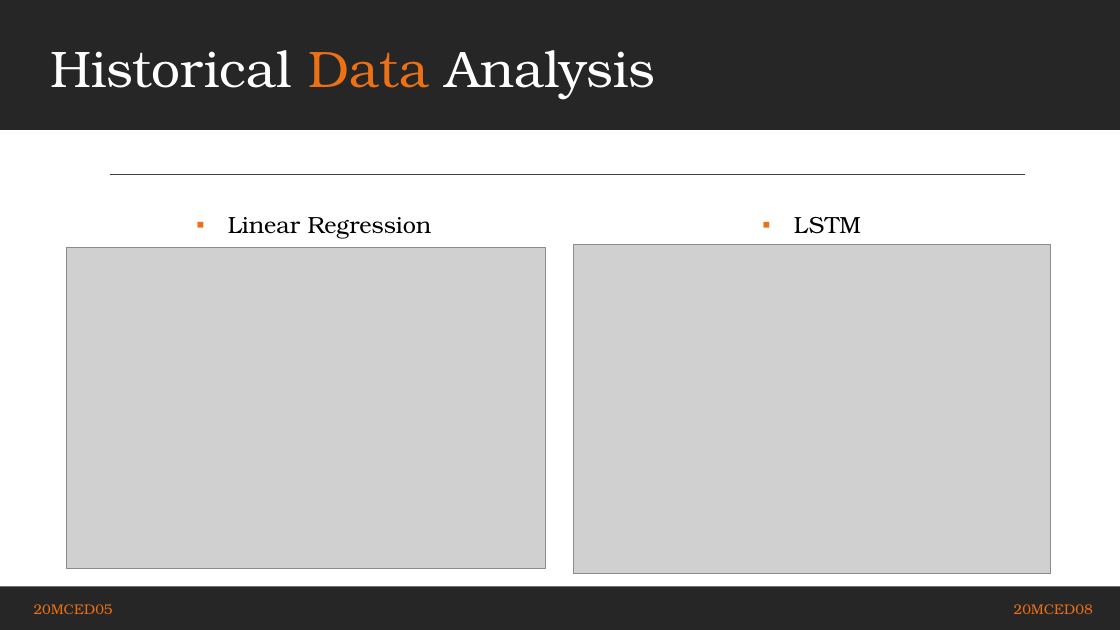
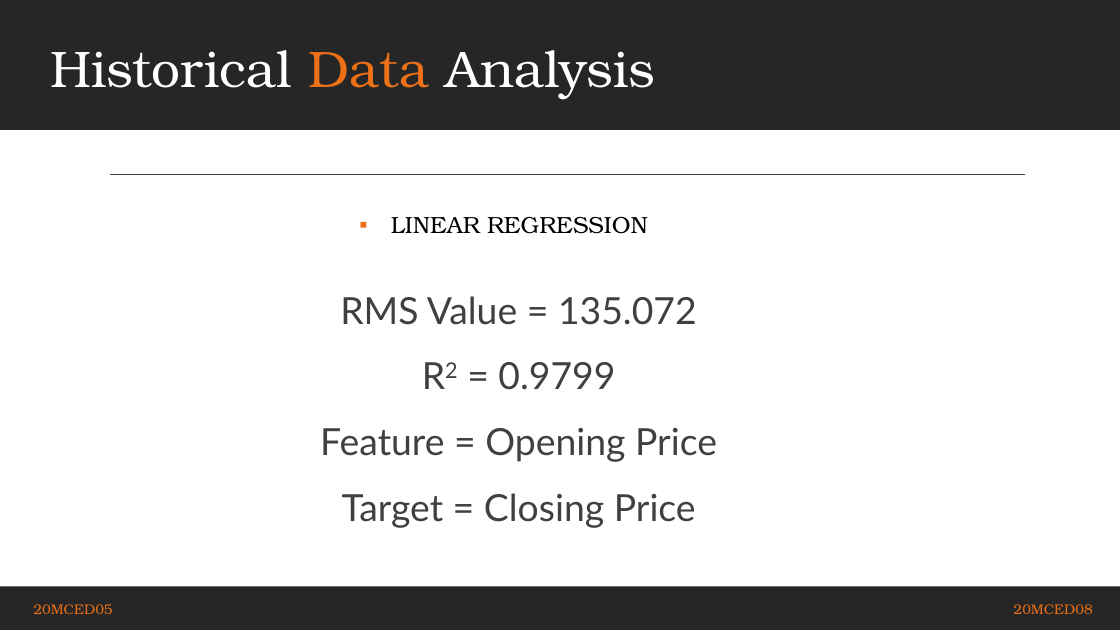
Before and after one commit to Jainil360/Stock-Price-Prediction, a slide deck: slide 36 of AML_INNOVATIVE_20MCED08/AML_PPT.pptx. Drawn at 1120x630 pixels with LibreOffice and Linux fonts; fonts in the diff are those of the drawing; grey boxes stand for pictures. Boxes give left, top, right and bottom in pixels: in the first picture for what was removed or moved away, otherwise in the second. Text is boxed around its words. In the diff, an @@ line names an element or a change of style, - is before the commit and + after.

```diff
--- a/AML_INNOVATIVE_20MCED08/AML_PPT.pptx
+++ b/AML_INNOVATIVE_20MCED08/AML_PPT.pptx
@@ text at <box>391,216,648,234</box>: text changed @@
-▪ Linear Regression
+▪ LINEAR REGRESSION
@@ text removed at <box>794,216,861,234</box> @@
-▪ LSTM
@@ picture removed at <box>66,247,546,568</box> @@
@@ picture removed at <box>574,245,1050,574</box> @@
@@ text added at <box>320,296,717,528</box>, 32 pt, text #404040 @@
+  RMS Value = 135.072
+  R2 = 0.9799
+  Feature = Opening Price
+  Target = Closing Price
```
Also in this commit, not shown: 1 other slide changed, 1 slide added, 11 other files.
